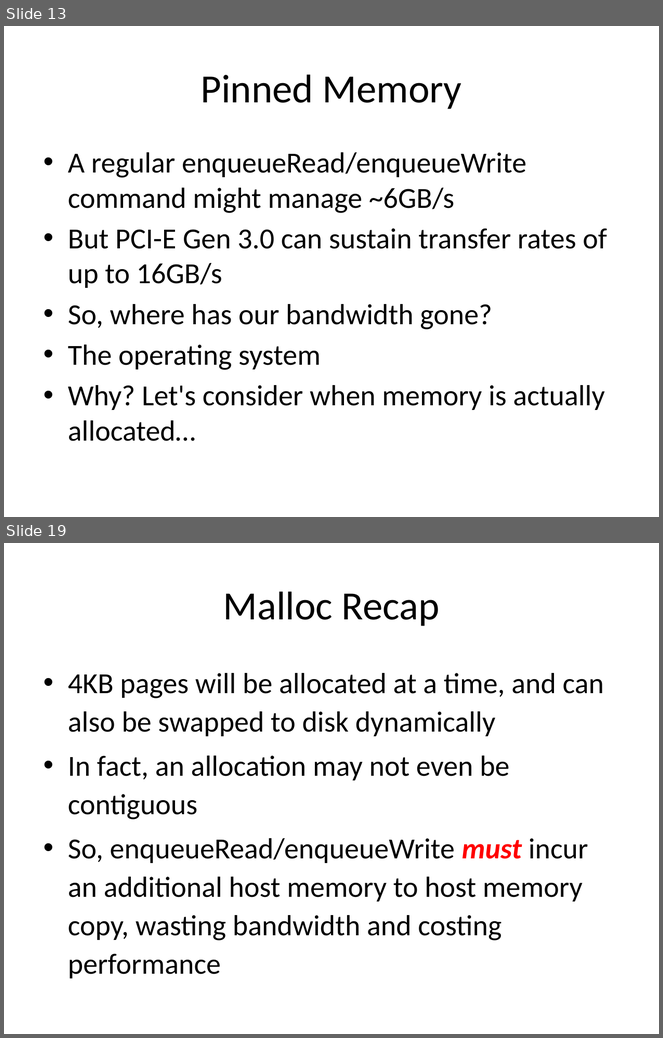
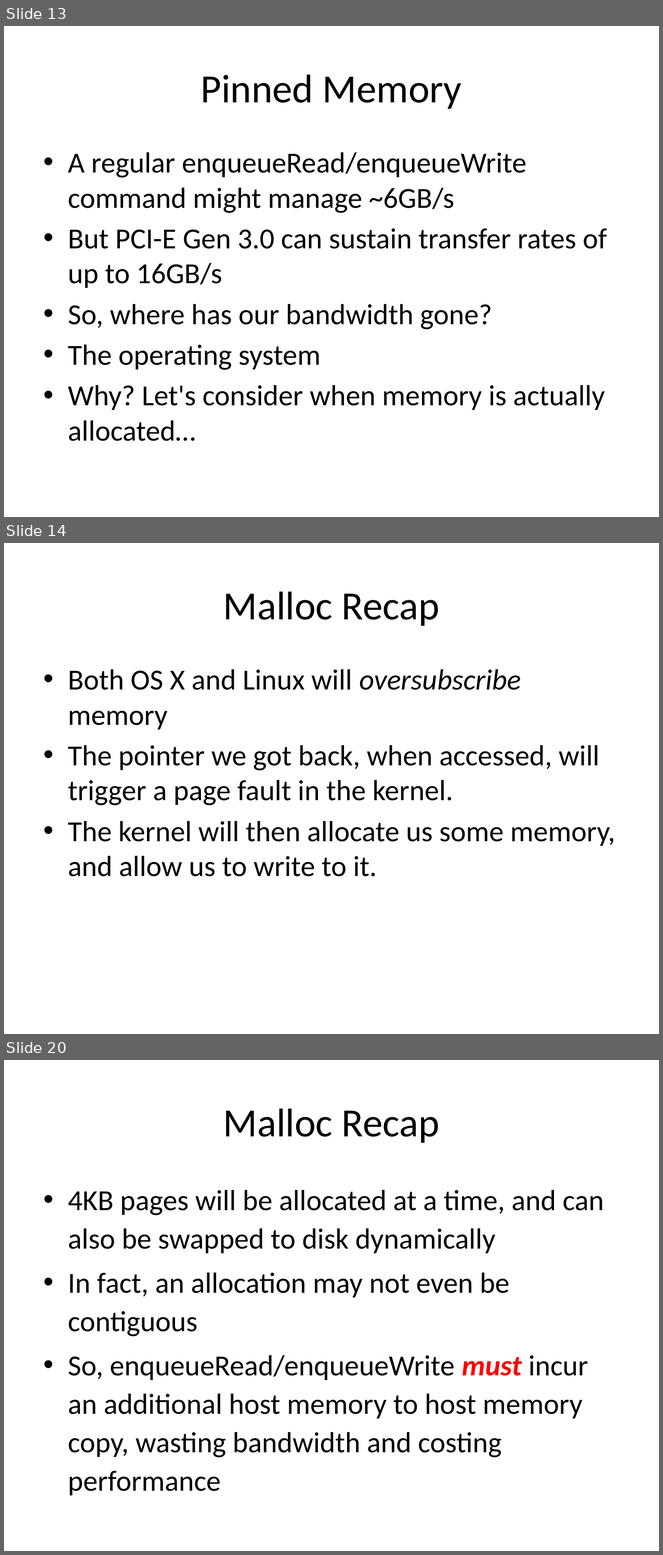
Before and after one commit to UoB-HPC/opencl-training-code, a slide deck: slides/advanced_part1.pptx. Shown one above the other, each under a label of ours: slides 13 and 19 before the commit, slides 13, 14 and 20 after it; the slides between them are not shown. The pictures are 663x1038 and 663x1555 pixels, drawn with LibreOffice and Linux fonts; fonts in the diff are those of the drawing. Boxes give left, top, right and bottom in pixels: in the first picture for what was removed or moved away, otherwise in the second. Text is boxed around its words. In the diff, an @@ line names an element or a change of style, - is before the commit and + after.

Commit message:
Update malloc slides to summary rather than interactive

```diff
--- a/slides/advanced_part1.pptx
+++ b/slides/advanced_part1.pptx
@@ slide 14 added at (4, 543, 659, 1034), background #FFFFFF @@
@@ title added at (223, 591, 440, 626), 44 pt, text #000000 @@
+Malloc Recap
@@ text added at (68, 669, 616, 877), 32 pt, text #000000 @@
+• Both OS X and Linux will oversubscribe memory
+• The pointer we got back, when accessed, will trigger a page fault in the kernel.
+• The kernel will then allocate us some memory, and allow us to write to it.
@@ what was slide 19 is now slide 20 @@
```
Also in this commit, not shown: 5 slides changed.
